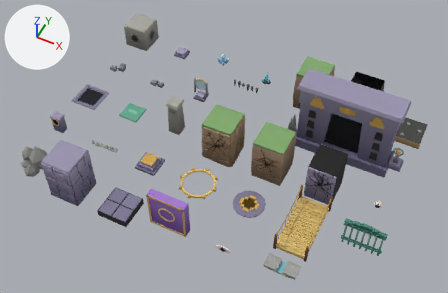
An edit to the Blender file assets/epiphany/lugares.blend, drawn before and after from the same camera.
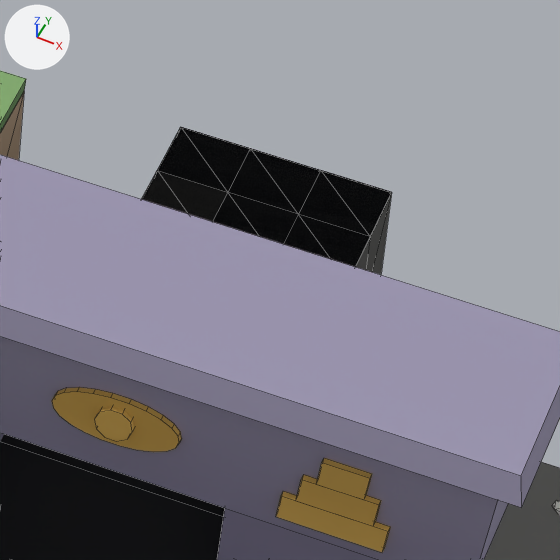
The first picture shows the older version from a 50 mm lens placed at (22.7, -31.4, 30.5), pointed at (11.0, -7.9, 1.2). The close-ups show the older and then the newer version on the part from 74% to 91% of the width and 19% to 45% of the height of that picture. Only the edits that show in the close-ups are written down. Every picture has the same lights, and +X, +Y and +Z are marked at upper left. The close-ups show mesh edges as thin lines.

The scene before the commit, as lines of its bpy script (objects in view):
```python
me_cueva_boca = bpy.data.meshes.new('cueva_boca')
me_cueva_boca.from_pydata(...)  # 162 vertices, 282 faces; spans x -1.08..1.07, y -1.08..1.08, z -0.5..2.6
me_cueva_boca.materials.append(mat_paleta)  # picture img_palette_png
me_cueva_pared = bpy.data.meshes.new('cueva_pared')
me_cueva_pared.from_pydata(...)  # 64 vertices, 114 faces; spans x -1.1..1.11, y -1.11..1.11, z -0.5..2.6
me_cueva_pared.materials.append(mat_paleta)  # picture img_palette_png
me_fachada_templo = bpy.data.meshes.new('fachada_templo')
me_fachada_templo.from_pydata(...)  # 208 vertices, 144 faces; spans x -3.3..3.3, y -0.95..0.95, z -0.5..4.85
me_fachada_templo.materials.append(mat_paleta)  # picture img_palette_png
ob_cueva_boca = bpy.data.objects.new('cueva_boca', me_cueva_boca)
ob_cueva_boca.location = (14.0, 0.0, 0.0)
ob_cueva_pared = bpy.data.objects.new('cueva_pared', me_cueva_pared)
ob_cueva_pared.location = (17.5, 0.0, 0.0)
ob_fachada_templo = bpy.data.objects.new('fachada_templo', me_fachada_templo)
ob_fachada_templo.location = (17.5, -3.5, 0.0)
# also in view: 'cueva_piso' at (21.0, 0.0, -0.2)
```
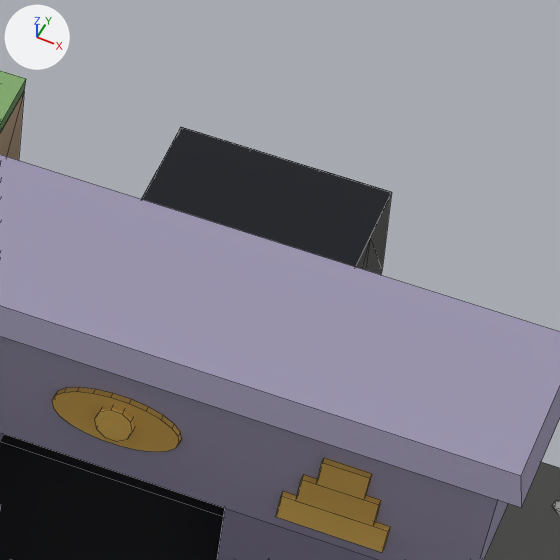
Pixel boxes [x1, y1, x2, y2] of what changed, in the close-ups (560 x 560 px; the box of a moved part takes in the faces that stretch with it):
part 1 of me_cueva_pared, moved or reshaped
    before: [143, 128, 392, 275]
    after: [356, 193, 392, 275]

Edits to the bpy script that builds the scene:
```text
Change me_cueva_pared:
    used by ob_cueva_pared; location = (17.5, 0.0, 0.0)
    remove me_cueva_pared.from_pydata(...)  # 64 vertices, 114 faces; spans x -1.1..1.11, y -1.11..1.11, z -0.5..2.6
    add me_cueva_pared.from_pydata(...)  # 60 vertices, 96 faces; spans x -1.1..1.11, y -1.11..1.11, z -0.5..2.6
    me_cueva_pared part 1
    22 vertices are removed from x -1.1..1.11, y -1.11..1.11, z 0.49..2.6
    81 faces are deleted
    5 vertices move from x -1.1..-0.33, y -1.07..0.33, z 0.54..1.58 to x -1.1..-0.33, y -1.07..0.33, z 0.53..1.59
    18 vertices are added at x -1.1..1.11, y -1.11..1.11, z 0.49..1.6
    63 new faces join them
```
